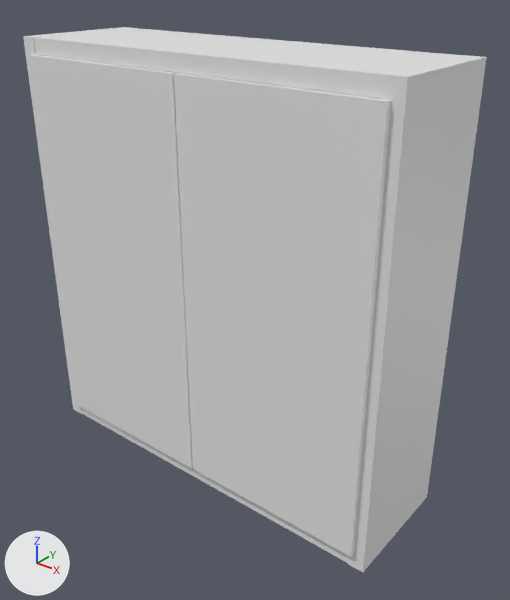
What one commit did to the FBX model Assets/Models/Meshes/furniture/shelfs/menushelf.fbx.
One viewpoint serves both versions: a 50 mm lens placed at (1.442, -1.865, 1.003), pointed at (0.111, -0.2, -0.029). Every picture has the same lights, and +X, +Y and +Z are marked at lower left. Where no turn or scale is listed for an object, it has been applied to the vertices.
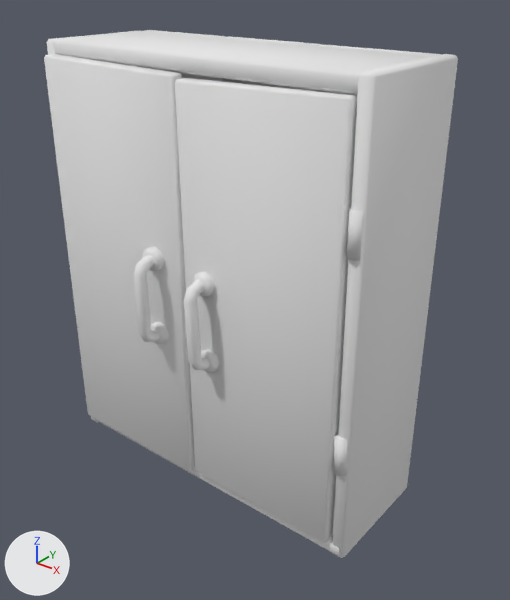
The edits, one by one:
Material 'menushelf_mat' (mat_menushelf_mat) is new.
Its base color is (0.8, 0.8, 0.8) (white #e7e7e7).
Its roughness is 1.0.
me_cube_048 is used by ob_cube; location (0.0, 0.0, 0.0).
Verts and faces of me_cube_048; kept vertices keep their numbers, new ones are numbered from 40.
Before the commit, vertices of me_cube_048: 32 (-0.649, -0.406, -0.707) at pixel (81, 413), 33 (-0.649, -0.406, 0.768) at pixel (32, 37), 34 (-0.702, -0.406, -0.707) at pixel (73, 409), 35 (-0.702, -0.406, 0.768) at pixel (23, 36), 36 (-0.649, 0.029, -0.707).
Before the commit, vertices of me_cube_048: 37 (-0.649, 0.029, 0.768) at pixel (132, 27), 38 (-0.702, 0.029, -0.707), 39 (-0.702, 0.029, 0.768) at pixel (123, 27).
me_cube_048 had 40 vertices, 30 faces and spanned x -0.702..0.702, y -0.406..0.029, z -0.707..0.768.
me_cube_048 now has 360 vertices, 370 faces and spans x -0.588..0.628, y -0.427..0.031, z -0.709..0.769.
me_cube_048 part 1: a new loose piece, an 8-sided cylinder along z spanning x 0.578..0.622, y -0.427..-0.383, z 0.317..0.444, in mat_menushelf_mat (white #e7e7e7).
me_cube_048 part 2: the loose piece of 8 vertices spanning x -0.65..0.65, y -0.026..0.026, z -0.707..0.768 is rebuilt with 32 vertices and now spans x 0.199..0.587, y -0.028..0.026, z -0.709..0.768, in mat_menushelf_mat (white #e7e7e7).
me_cube_048 part 3: the loose piece of 8 vertices spanning x -0.675..0.669, y -0.404..-0.014, z 0.715..0.768 is rebuilt with 32 vertices and now spans x -0.573..0.622, y -0.41..-0.014, z 0.713..0.768, in mat_menushelf_mat (white #e7e7e7).
me_cube_048 part 4: the loose piece of 8 vertices spanning x -0.675..0.669, y -0.404..-0.014, z -0.706..-0.654 is rebuilt with 32 vertices and now spans x -0.575..0.621, y -0.41..-0.014, z -0.706..-0.651, in mat_menushelf_mat (white #e7e7e7).
me_cube_048 part 5: the loose piece of 8 vertices spanning x 0.649..0.702, y -0.406..0.029, z -0.707..0.768 is rebuilt with 32 vertices and now spans x 0.578..0.628, y -0.416..0.029, z -0.707..0.769, in mat_menushelf_mat (white #e7e7e7).
me_cube_048 part 6: a new loose piece of 32 vertices spanning x -0.547..-0.169, y -0.028..0.026, z -0.709..0.768, in mat_menushelf_mat (white #e7e7e7).
me_cube_048 part 7: a new loose piece of 32 vertices spanning x -0.175..0.206, y -0.024..0.031, z -0.709..0.768, in mat_menushelf_mat (white #e7e7e7).
me_cube_048 part 8: a new loose piece of 32 vertices spanning x -0.588..-0.54, y -0.412..0.029, z -0.708..0.767, in mat_menushelf_mat (white #e7e7e7).
me_cube_048 part 9: a new loose piece of 18 vertices spanning x 0.574..0.623, y -0.427..-0.383, z -0.37..-0.241, in mat_menushelf_mat (white #e7e7e7).
Part 10, on me_cube_048:
Vertices deleted: 32 to 39 (with the faces that use them).
me_cube_048 part 11: the surface is now shaded smooth.
me_cube_048 now uses material mat_menushelf_mat (white #e7e7e7).
Mesh me_cube_074 is new.
It has 156 vertices, 146 faces and spans x -0.002..0.569, y -0.12..0.026, z -0.654..0.723.
It uses material mat_menushelf_mat (white #e7e7e7).
Mesh me_cube_049_1 is new.
It has 156 vertices, 146 faces and spans x -0.565..0.0, y -0.114..0.031, z -0.653..0.714.
It uses material mat_menushelf_mat (white #e7e7e7).
Object 'Cube.005' (ob_cube_005) is deleted.
Object 'Cube.002' (ob_cube_002) is deleted.
Object 'door_left' (ob_door_left) is new; it shows me_cube_074.
Its location is (-0.556, -0.417, 0.0).
Object 'door_right' (ob_door_right) is new; it shows me_cube_049_1.
Its location is (0.574, -0.408, 0.0).

Boxes (x1, y1, x2, y2) around the edits, measured in the pictures (510 x 600 px):
'Cube.002', deleted: before (174, 73, 391, 557)
'Cube', reshaped (11% narrower): before (23, 27, 487, 572); after (47, 30, 458, 558)
'door_right', added: after (175, 78, 357, 542)
'Cube.005', deleted: before (28, 54, 193, 468)
'door_left', added: after (44, 54, 195, 471)
part 1 of me_cube_048, added: after (347, 208, 363, 261)
part 2 of me_cube_048, rebuilt: before (126, 28, 467, 58); after (319, 44, 441, 56)
part 3 of me_cube_048, rebuilt (10% narrower, 7% shorter): before (34, 29, 456, 99); after (54, 31, 433, 96)
part 4 of me_cube_048, rebuilt (10% narrower, 13% shorter): before (81, 407, 349, 563); after (97, 420, 339, 556)
part 5 of me_cube_048, rebuilt (9% narrower): before (348, 55, 487, 572); after (332, 54, 458, 558)
part 6 of me_cube_048, added: after (145, 30, 226, 81)
part 7 of me_cube_048, added: after (222, 36, 322, 90)
part 8 of me_cube_048, added: after (47, 36, 98, 422)
part 9 of me_cube_048, added: after (334, 433, 347, 477)
part 10 of me_cube_048, deleted: before (23, 27, 128, 414)
